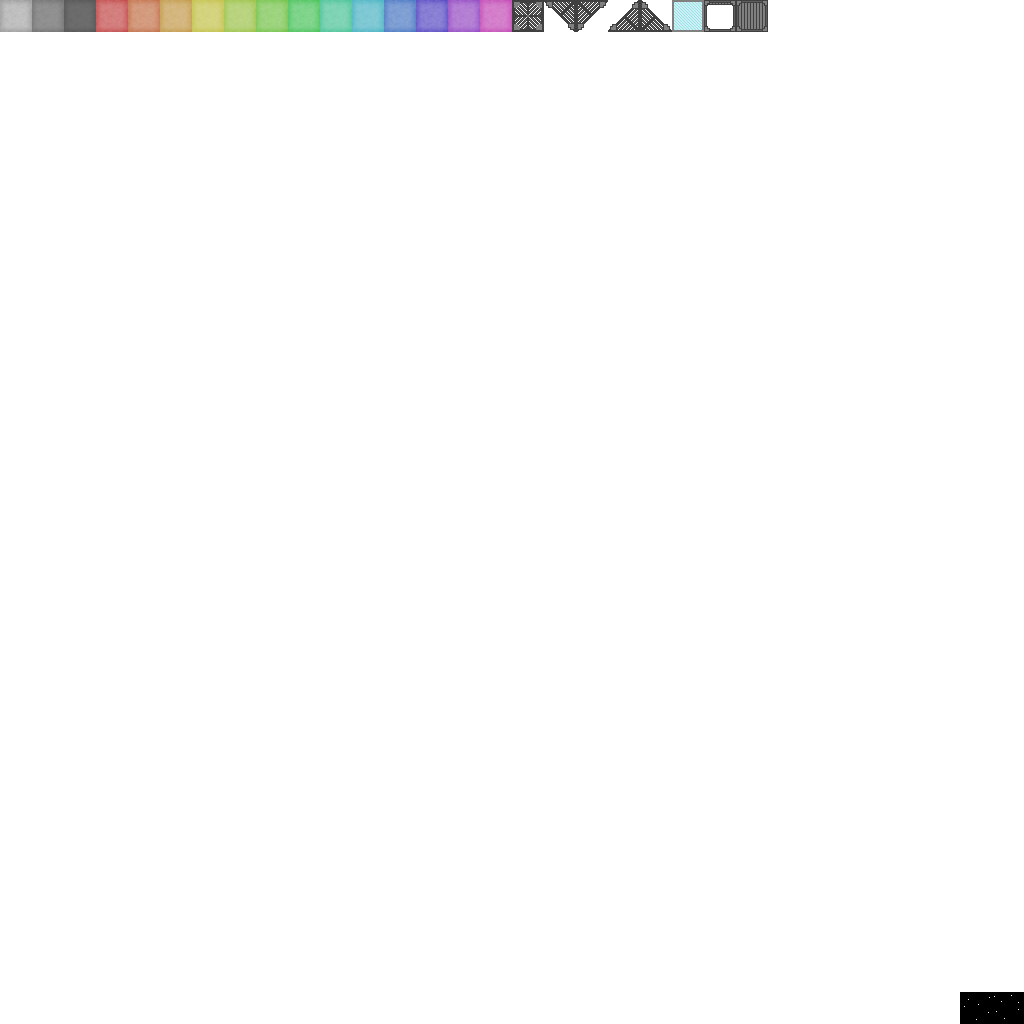
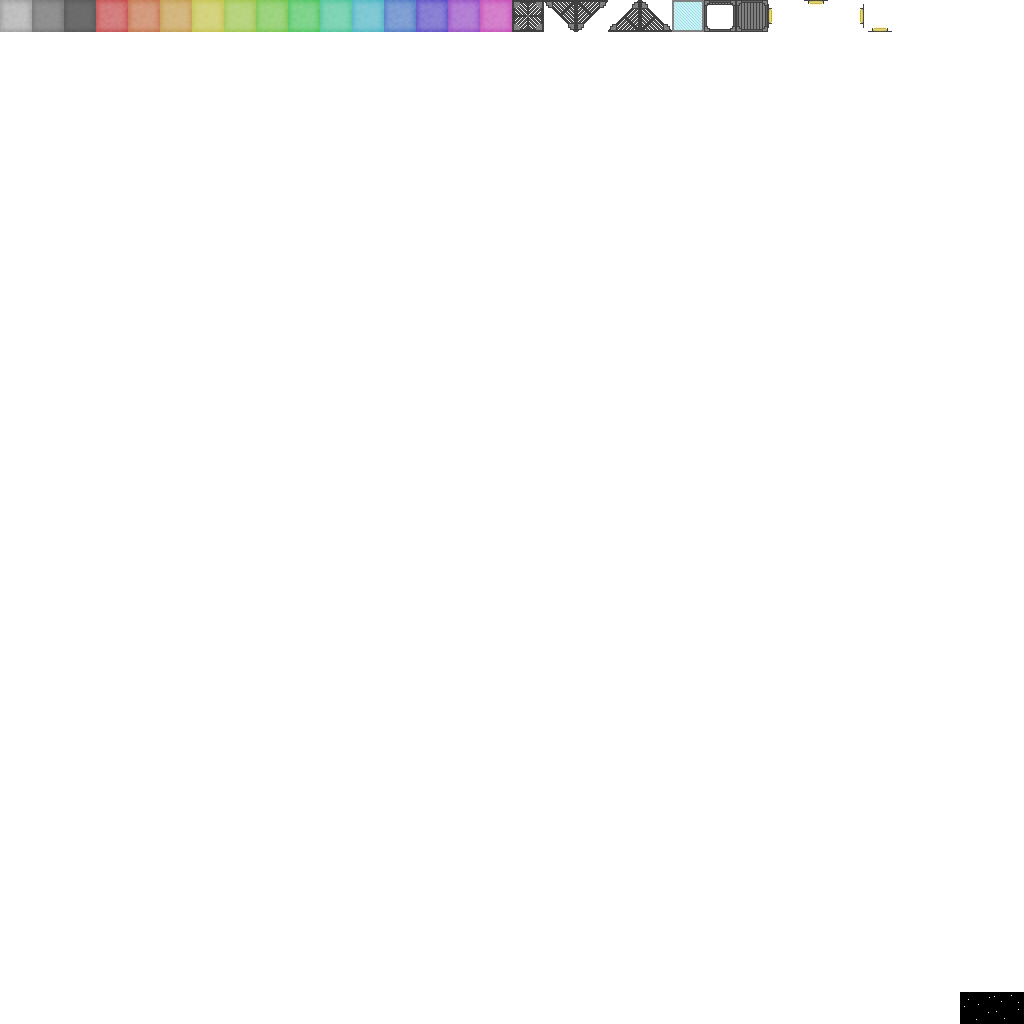
Layered file, before and after one edit (1024x1024). Changes by layer:
added layer "27" above "26" over (868, 24, 892, 32)
added layer "26" above "25" over (856, 4, 864, 28)
added layer "25" above "24" over (804, 0, 828, 8)
added layer "24" above "23" over (768, 4, 776, 28)
